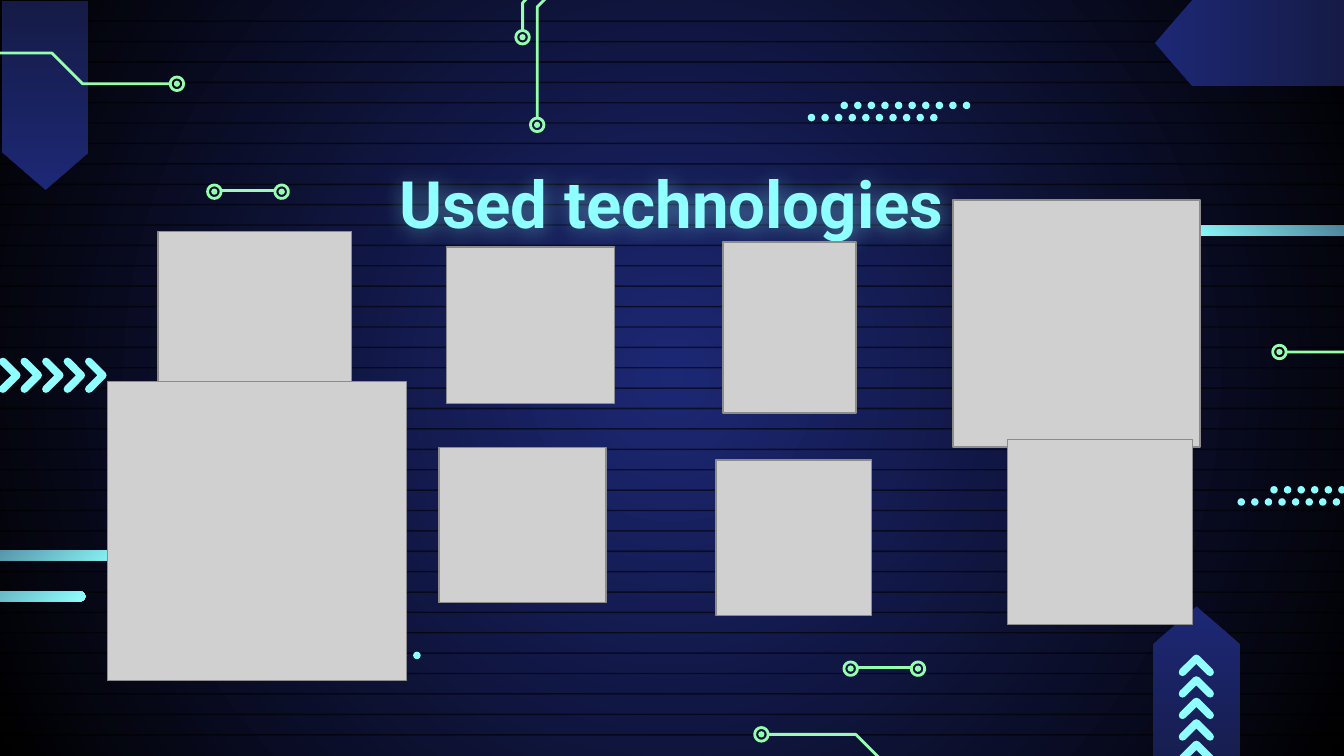
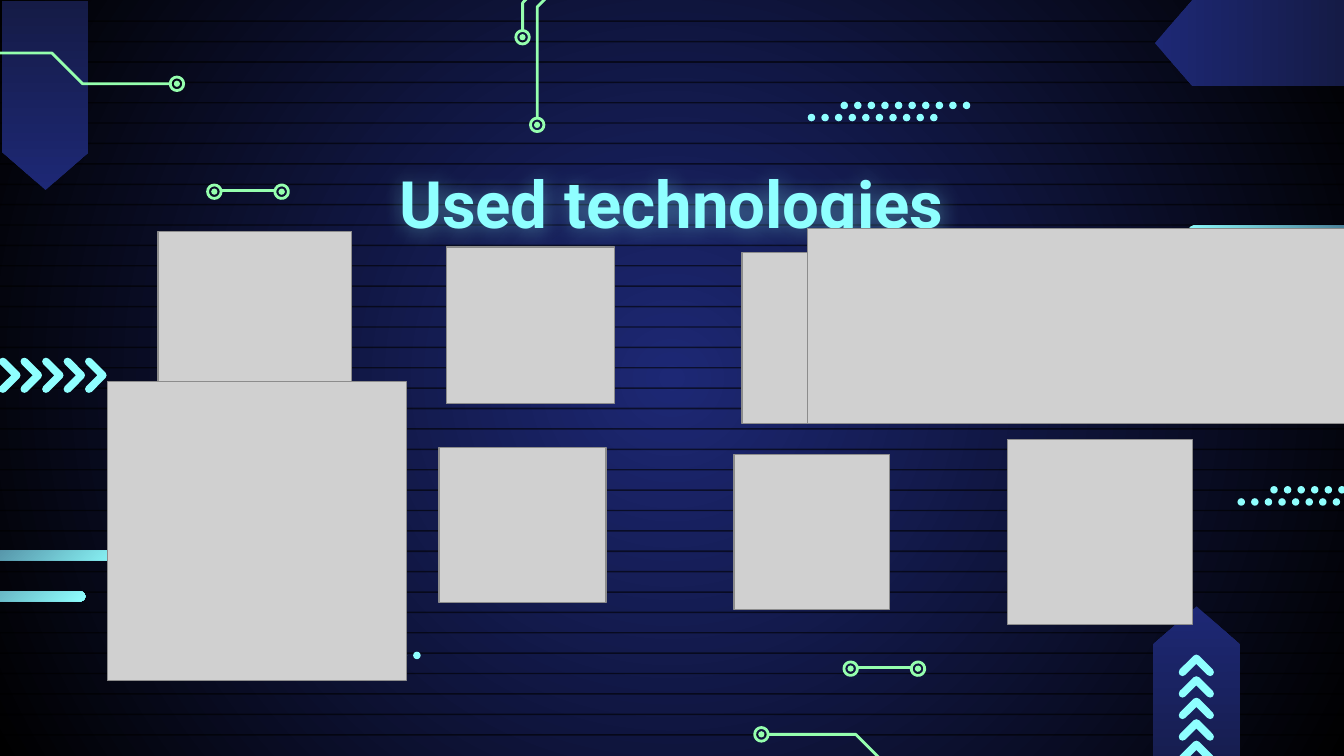
Before and after one commit to codingburgas/2425-11-g-pp-student-practices-assignment-team8, a slide deck: slide 4 of documentation/Presentation_edualign.pptx. Drawn at 1344x756 pixels with LibreOffice and Linux fonts; fonts in the diff are those of the drawing; grey boxes stand for pictures. Boxes give left, top, right and bottom in pixels: in the first picture for what was removed or moved away, otherwise in the second. Text is boxed around its words. In the diff, an @@ line names an element or a change of style, - is before the commit and + after.

Commit message:
Update presentation

```diff
--- a/documentation/Presentation_edualign.pptx
+++ b/documentation/Presentation_edualign.pptx
@@ picture removed at bbox=[953, 200, 1200, 448] @@
@@ picture added at bbox=[808, 228, 1344, 423] @@
@@ picture: place and size @@
-picture at bbox=[723, 242, 856, 413]
+picture at bbox=[742, 253, 875, 423]
@@ freeform shape removed at bbox=[1273, 345, 1286, 359] @@
@@ freeform shape removed at bbox=[1277, 349, 1284, 356] @@
@@ picture: place and size @@
-picture at bbox=[716, 460, 872, 616]
+picture at bbox=[734, 454, 890, 610]
```
Also in this commit, not shown: 1 slide added, 1 slide removed.
